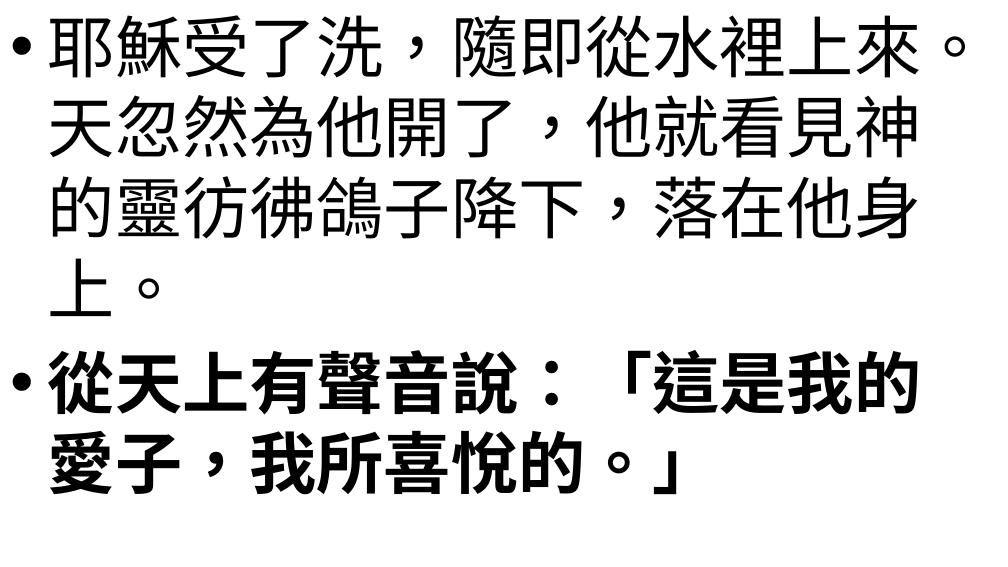
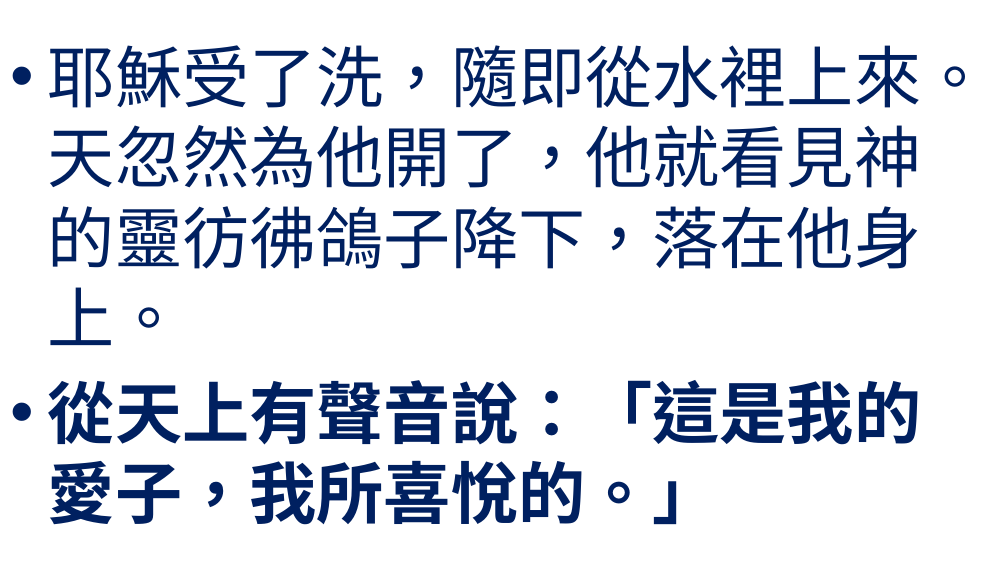
Before and after one commit to batisuoc/worship-resources, a slide deck: slide 4 of 96水禮.pptx. Drawn at 1008x567 pixels with LibreOffice and Linux fonts; fonts in the diff are those of the drawing; background and template pictures are left out. Boxes give left, top, right and bottom in pixels: in the first picture for what was removed or moved away, otherwise in the second. Text is boxed around its words. In the diff, an @@ line names an element or a change of style, - is before the commit and + after.

```diff
--- a/96水禮.pptx
+++ b/96水禮.pptx
@@ text "耶穌受了洗，隨即從水裡上來。天忽然為他開了，他就看見神的靈彷彿鴿子降下，落在他身上。" at (48, 45, 989, 525): text colour #000000 to #002060; vertical alignment top to middle @@
```
Also in this commit, not shown: 6 other slides changed, 1 slide added, 1 other file.
